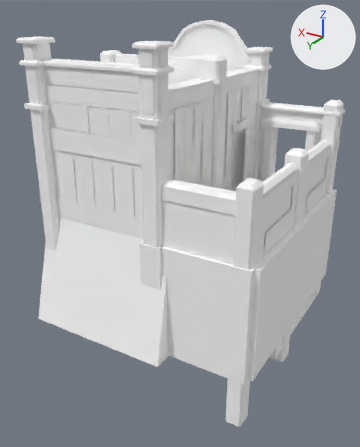
An edit to the glTF model assets/models/buildings/kush_house_4.glb, drawn before and after from the same camera.
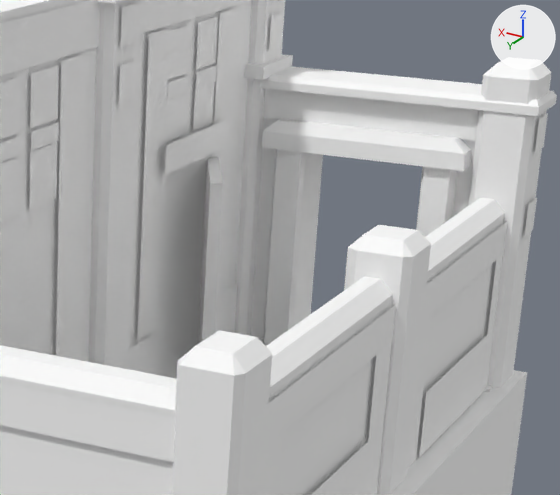
Old and new are each drawn whole from a camera (50 mm lens) standing at (-13.65, 25.0, 11.32) and looking at (0.72, 1.05, -0.66) and again close up on the part from 52% to 96% of the width and 19% to 50% of the height. The axes (+X, +Y, +Z) are drawn at upper right. The lights are the same throughout. The older version's two pictures come first. Vertices at exactly the same position are counted once.

In view in the first close-up: 'Building'.
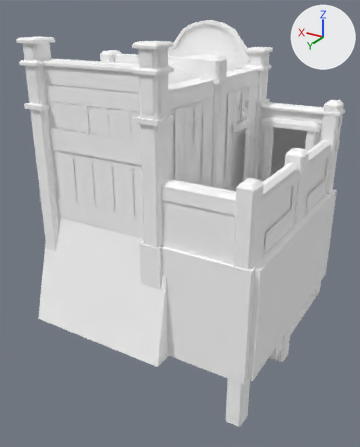
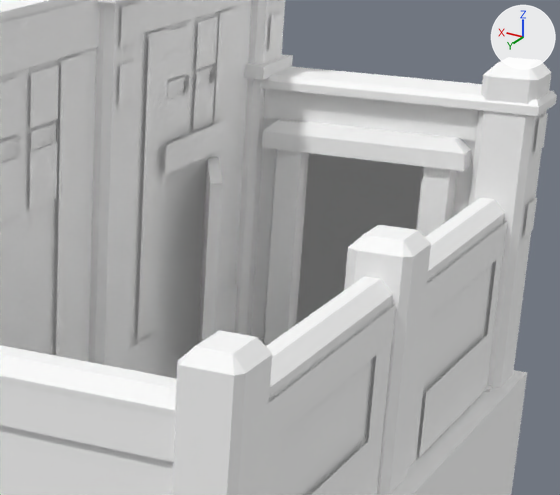
Pixel boxes [x1, y1, x2, y2] of what changed, in the close-ups (560 x 495 px):
part 1 of me_b, added
    after: [0, 0, 507, 492]

Diff of the bpy script that builds the scene:
```diff
--- a/assets/models/buildings/kush_house_4.glb.py
+++ b/assets/models/buildings/kush_house_4.glb.py
@@ me_b @@
 # used by ob_building; location = (0.0, 0.0, 0.0)
-me_b.from_pydata(...)  # 1271 vertices, 1318 faces; spans x -6.5..6.9, y -7.5..7.4, z -8.8..10.7
+me_b.from_pydata(...)  # 2008 vertices, 1725 faces; spans x -6.5..6.9, y -7.5..7.4, z -8.8..10.7
+# me_b part 1: 698 vertices added at x -6.4..6.6, y -7.2..6.6, z -8.8..10.5
+# other edits to the shape of me_b do not show in these pictures
 me_b.materials.append(mat_structure)
```
